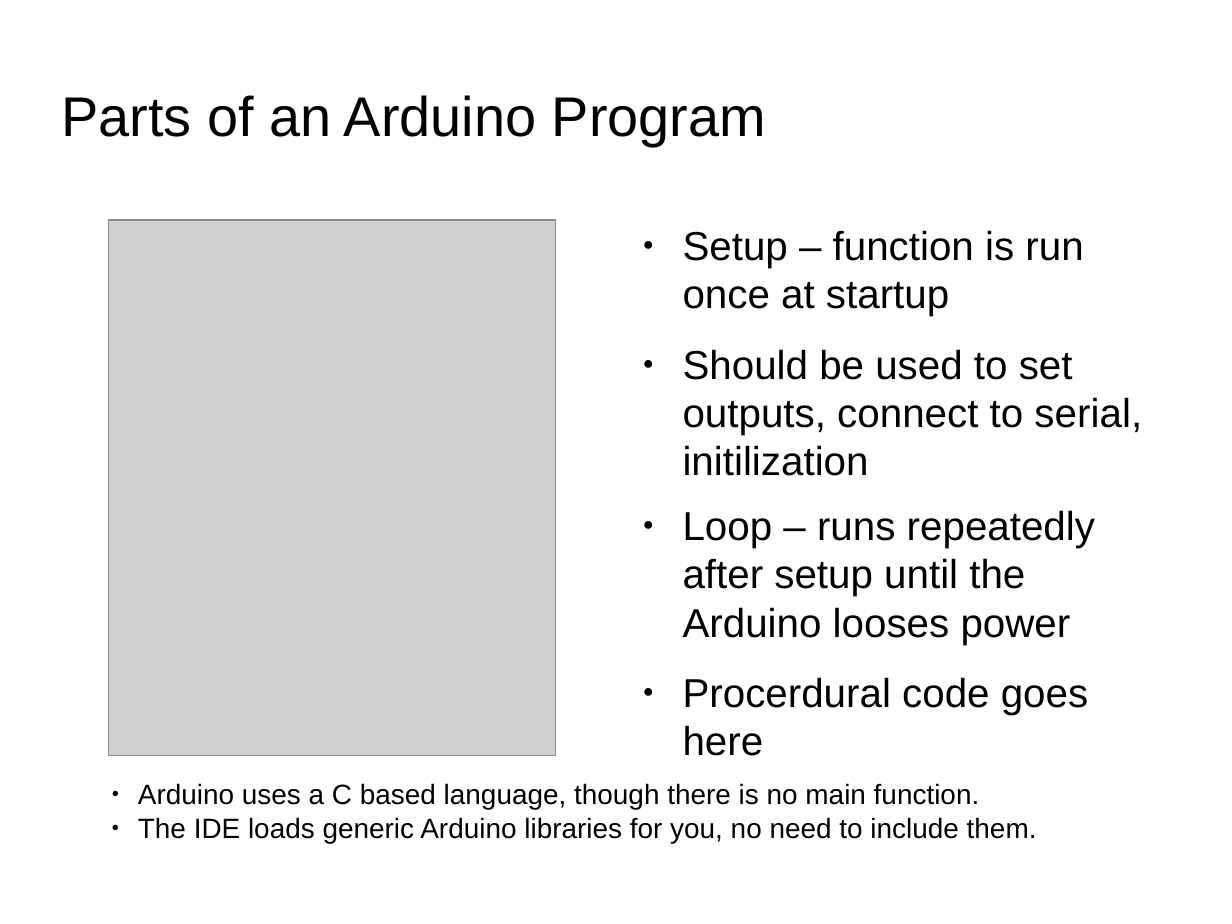
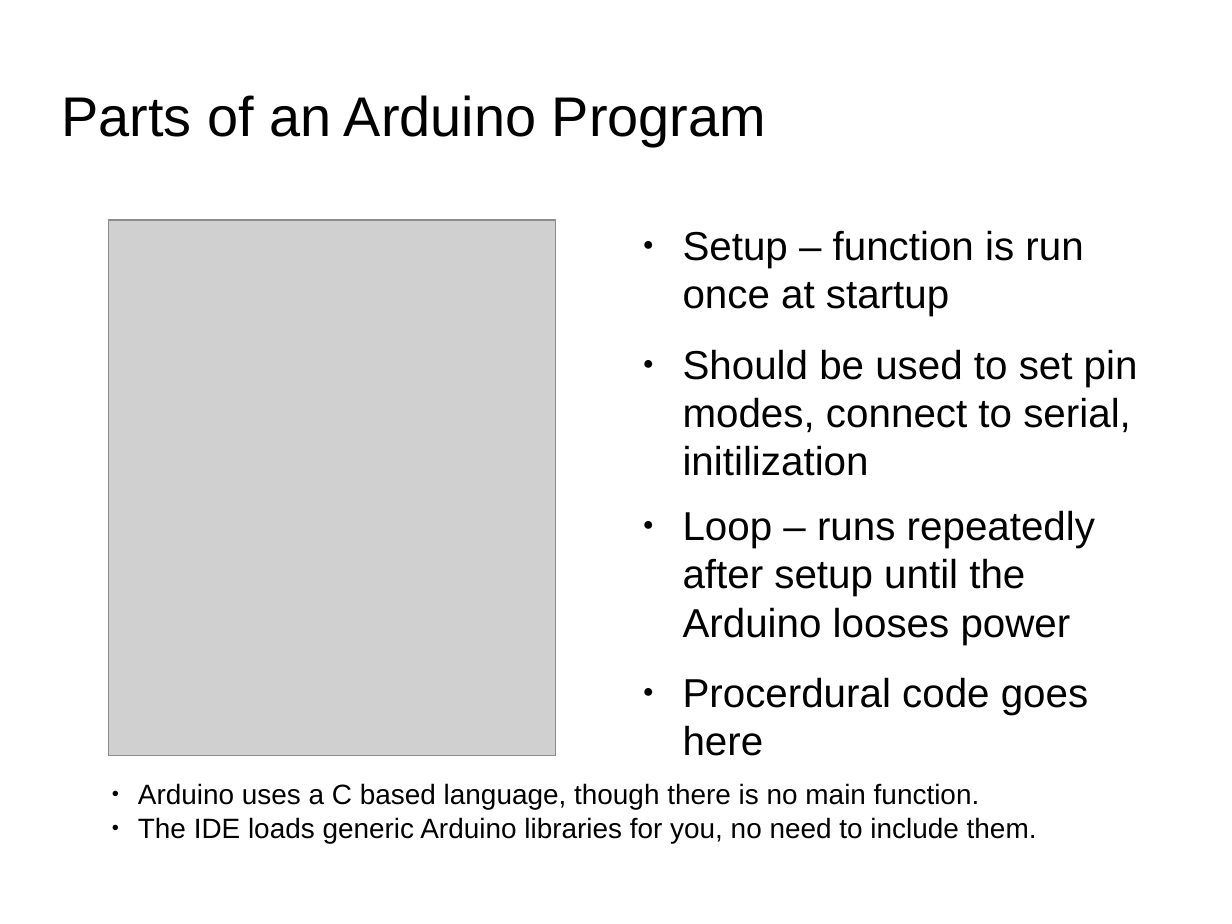
Before and after one commit to SIUE-ARC/Arduino-Workshop, a slide deck: slide 7 of Arduino-Workshop-eHacks.odp. Drawn at 1232x924 pixels with LibreOffice and Linux fonts; fonts in the diff are those of the drawing; grey boxes stand for pictures; background and template pictures are left out. Boxes give left, top, right and bottom in pixels: in the first picture for what was removed or moved away, otherwise in the second. Text is boxed around its words. In the diff, an @@ line names an element or a change of style, - is before the commit and + after.

```diff
--- a/Arduino-Workshop-eHacks.odp
+++ b/Arduino-Workshop-eHacks.odp
@@ text at box(683, 349, 1138, 476): text changed @@
-● Should be used to set outputs, connect to serial, initilization
+● Should be used to set pin modes, connect to serial, initilization
```
Also in this commit, not shown: 1 other slide changed.
